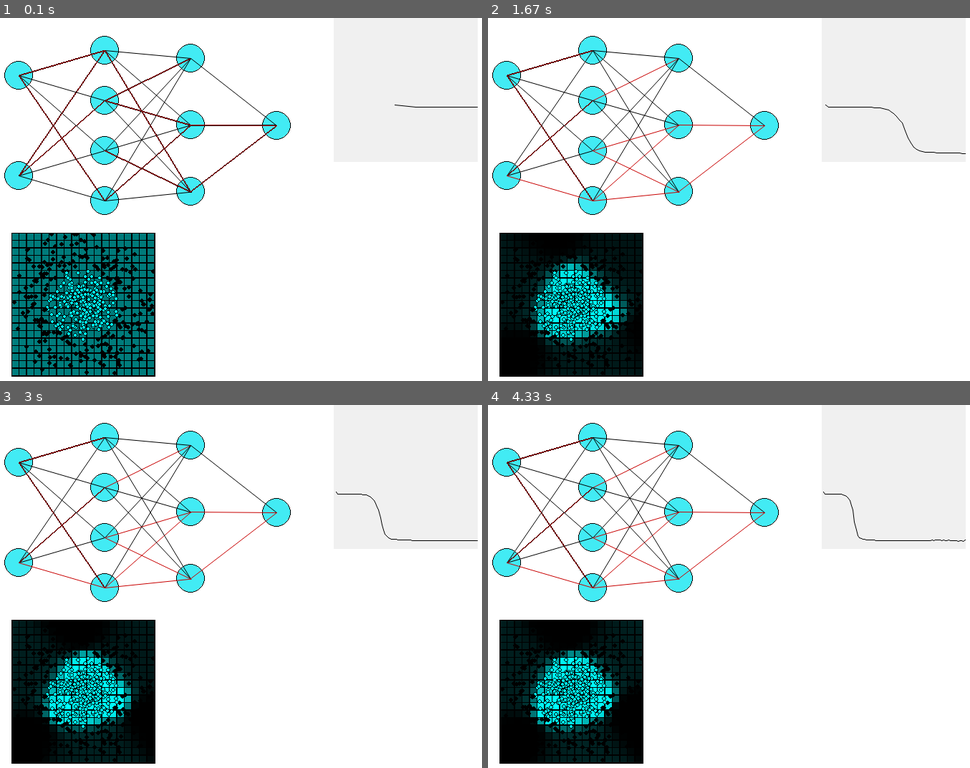
Above: before the commit, frames 1-4 (two rows, left to right).
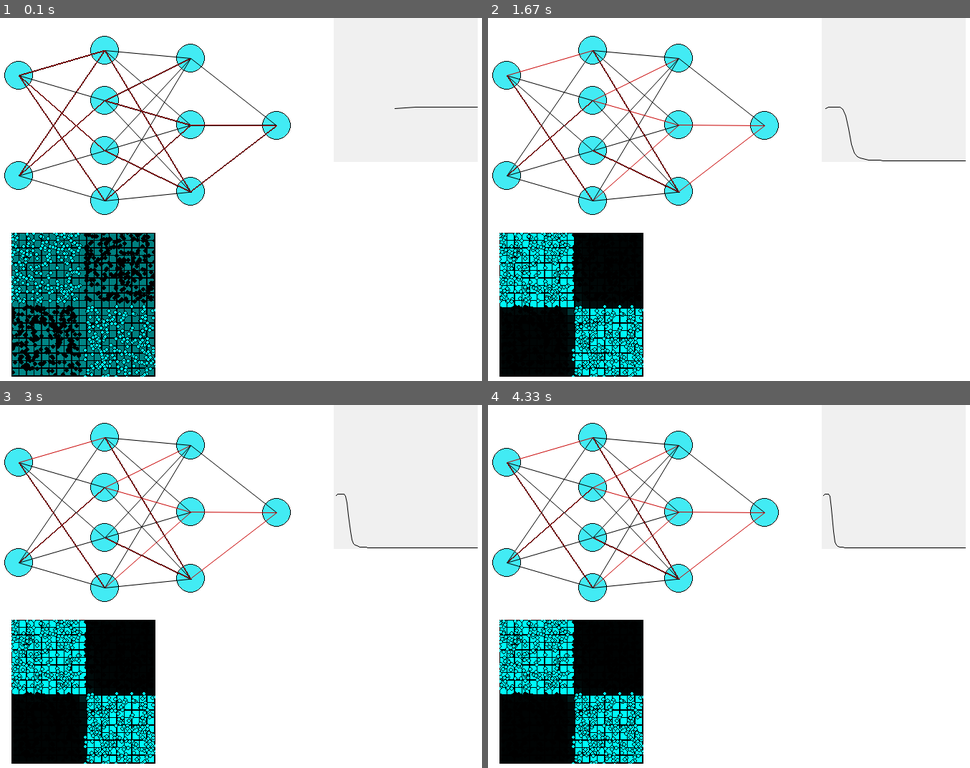
Above: after the commit, the same moments.

Repository: Viliami/NN.py
Game: pygame game, started from demo.py
Same seed, same stepped clock (60 frames per second), same inputs: the game is played once before the commit and once after it.
Inputs:
- Up to frame 1 (0.1 s): no input
- Up to frame 2 (1.67 s): no input
- Up to frame 3 (3 s): no input
- Up to frame 4 (4.33 s): no input

The runs differ from the first frame. In frame 1, 4.8% of the frame differs, in the area x 2-87%, y 15-99%; in frame 2, 6.0%; in frame 3, 6.3%; in frame 4, 6.7%, in the area x 2-100%, y 8-99%.

Commit message:
changed stuff

Diff:
--- a/Grapher.py
+++ b/Grapher.py
@@ -9,6 +9,7 @@
         self.xAxis, self.yAxis = xAxis, yAxis
         self.showGrid = True
         self.points = []
+        self.xLabel, self.yLabel = "x","y"
 
     def toPixel(self, cX, cY): #coordinates to pixels
         cX -= self.xAxis[0]
@@ -39,6 +40,9 @@
 
     def plot(self, x, y, color, radius):
         self.points.append(((x,y),color,radius))
+
+    def plotFunction(self, func, color):
+        pass
 
 class TimeSeries(Graph2D):
     def __init__(self, width, height, yAxis):
@@ -126,7 +130,6 @@
                     screen.line((x,y), (x-x_delta,y_pad+(temp_y_delta//2)+int(temp_y_delta*k)), wcolor, weight)
                 y+=y_delta
             x += x_delta
-        # screen.text((0,0),"Network structure")
 
 class ImgArray(Surface):
     def __init__(self, width, height, array):
@@ -138,17 +141,6 @@
 
     def render(self):
         self.fill(self.backgroundColor)
-        # print(self.array.shape)
-        # y = 0
-        # for rows in self.array:
-        #     x = 0
-        #     for pixel in rows:
-        #         x += 1
-        #         self.rectangle((x,y),(1,1),(pixel,pixel,pixel))
-        #     y+=1
-
-        # self.imageArray(self.array)
-        # pygame.surfarray.blit_array(self.blittingSurface, self.array)
         self.blit(self.blittingSurface, (0,0))
 
     def toRGB(self):
--- a/demo.py
+++ b/demo.py
@@ -3,13 +3,13 @@
 from Data import *
 
 data = Data()
-# data.generateXORData(1000, 0.2)
-data.generateCircleData(500, 0.2)
+data.generateXORData(1000, 0.2)
+#data.generateCircleData(500, 0.2)
 data.shuffle()
 
 testData = Data()
-# testData.generateXORData(50, 0.2)
-testData.generateCircleData(50, 0.2)
+testData.generateXORData(50, 0.2)
+#testData.generateCircleData(50, 0.2)
 
 nn = NN(2,4,3,1)
 nn.activationFunction = "sigmoid"
@@ -35,6 +35,7 @@
 costGraph.setBackgroundColor((240,240,240))
 screen.addSurface(costGraph, 500,0)
 
+
 epoch = 0
 nn.learningRate = 1
 decay_steps = 20
@@ -50,6 +51,7 @@
     print(epoch,nn.learningRate,accuracy[0])
     nn.minibatch(data,10)
     costGraph.plot(accuracy*30)
+
 screen.onUpdate = onUpdate
 
 screen.start()
